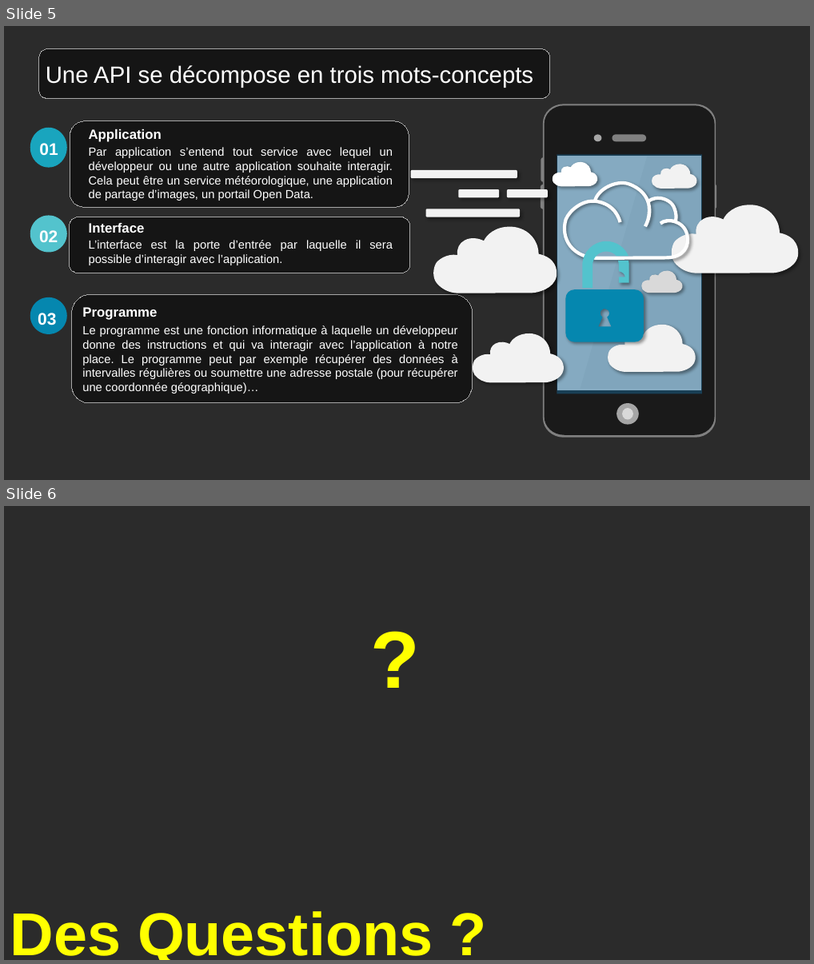
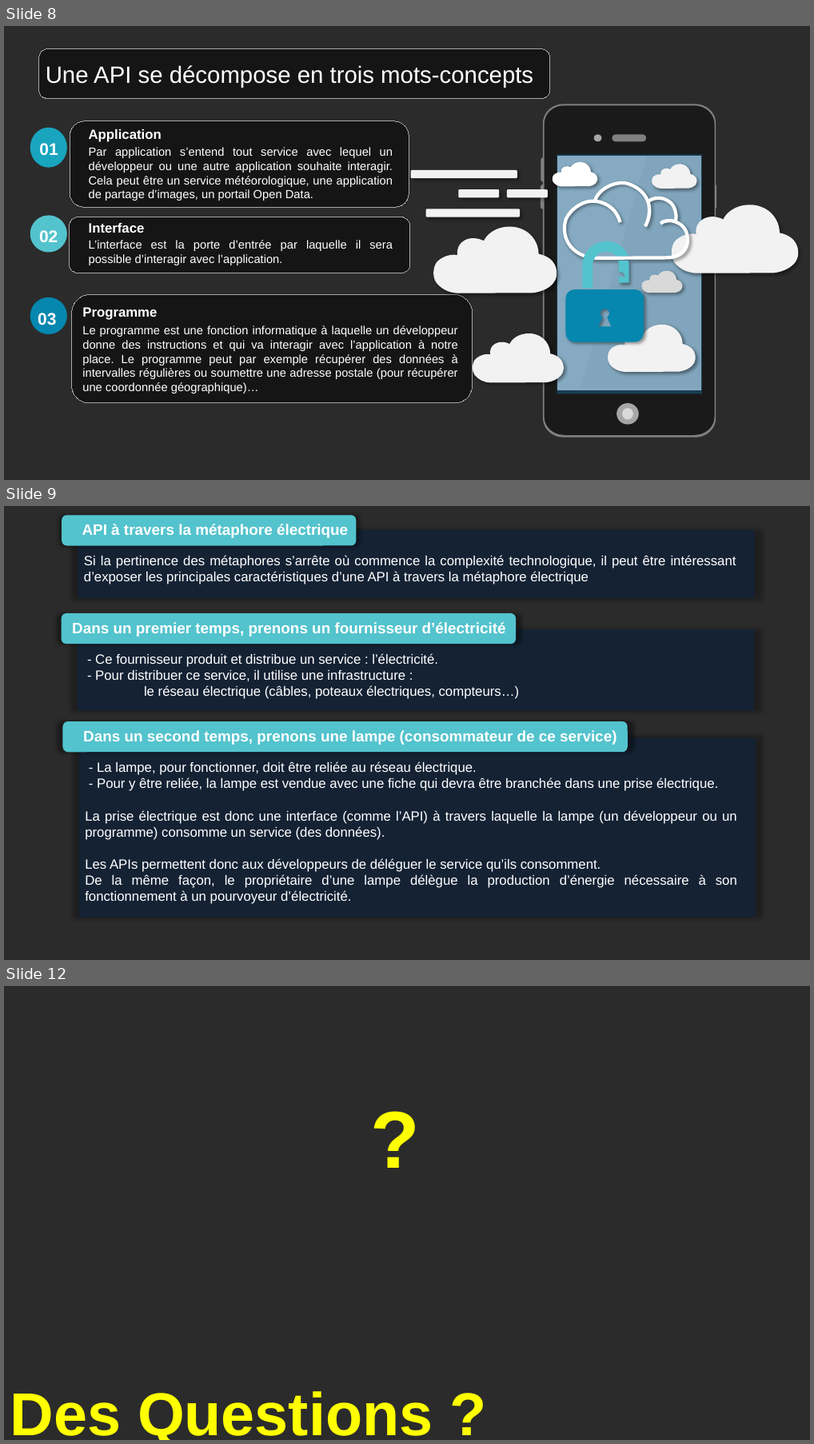
Before and after one commit to Mario-35/api-prestentation, a slide deck: prestentation.pptx. Shown one above the other, each under a label of ours: slides 5 and 6 before the commit, slides 8, 9 and 12 after it; the slides between them are not shown. The pictures are 814x964 and 814x1444 pixels, drawn with LibreOffice and Linux fonts; fonts in the diff are those of the drawing; background and template pictures are left out; a plain dark background stands for a picture behind light text. Boxes give left, top, right and bottom in pixels: in the first picture for what was removed or moved away, otherwise in the second. Text is boxed around its words. In the diff, an @@ line names an element or a change of style, - is before the commit and + after.

```diff
--- a/prestentation.pptx
+++ b/prestentation.pptx
@@ slide 9 added at [4,506,810,960], background picture (left out) @@
@@ rounded rectangle added at [62,515,356,546], fill #53C3CD @@
@@ rectangle added at [78,529,754,598], fill #0F243E at 70% opacity @@
@@ text added at [82,524,348,538], 18 pt, text #FFFFFF, bold @@
+API à travers la métaphore électrique
@@ text added at [84,555,737,584], 16 pt, text #FFFFFF @@
+Si la pertinence des métaphores s’arrête où commence la complexité technologique, il peut être intéressant d’exposer les principales caractéristiques d’une API à travers la métaphore électrique
@@ rounded rectangle added at [62,613,516,644], fill #53C3CD @@
@@ text added at [72,622,506,636], 18 pt, text #FFFFFF, bold @@
+Dans un premier temps, prenons un fournisseur d’électricité
@@ rectangle added at [78,629,754,711], fill #0F243E at 70% opacity @@
@@ text added at [95,653,520,699], 16 pt, text #FFFFFF @@
+- Ce fournisseur produit et distribue un service : l’électricité.
+- Pour distribuer ce service, il utilise une infrastructure :
+le réseau électrique (câbles, poteaux électriques, compteurs…)
@@ rounded rectangle added at [62,721,628,752], fill #53C3CD @@
@@ rectangle added at [79,738,756,916], fill #0F243E at 70% opacity @@
@@ text added at [83,730,617,744], 18 pt, text #FFFFFF, bold @@
+Dans un second temps, prenons une lampe (consommateur de ce service)
@@ text added at [85,761,738,904], 16 pt, text #FFFFFF @@
+- La lampe, pour fonctionner, doit être reliée au réseau électrique.
+- Pour y être reliée, la lampe est vendue avec une fiche qui devra être branchée dans une prise électrique.
+La prise électrique est donc une interface (comme l’API) à travers laquelle la lampe (un développeur ou un programme) consomme un service (des données).
+Les APIs permettent donc aux développeurs de déléguer le service qu’ils consomment.
+De la même façon, le propriétaire d’une lampe délègue la production d’énergie nécessaire à son fonctionnement à un pourvoyeur d’électricité.
@@ what was slide 5 is now slide 8 @@
@@ what was slide 6 is now slide 12 @@
```
Also in this commit, not shown: 6 other slides added, 1 slide removed.
